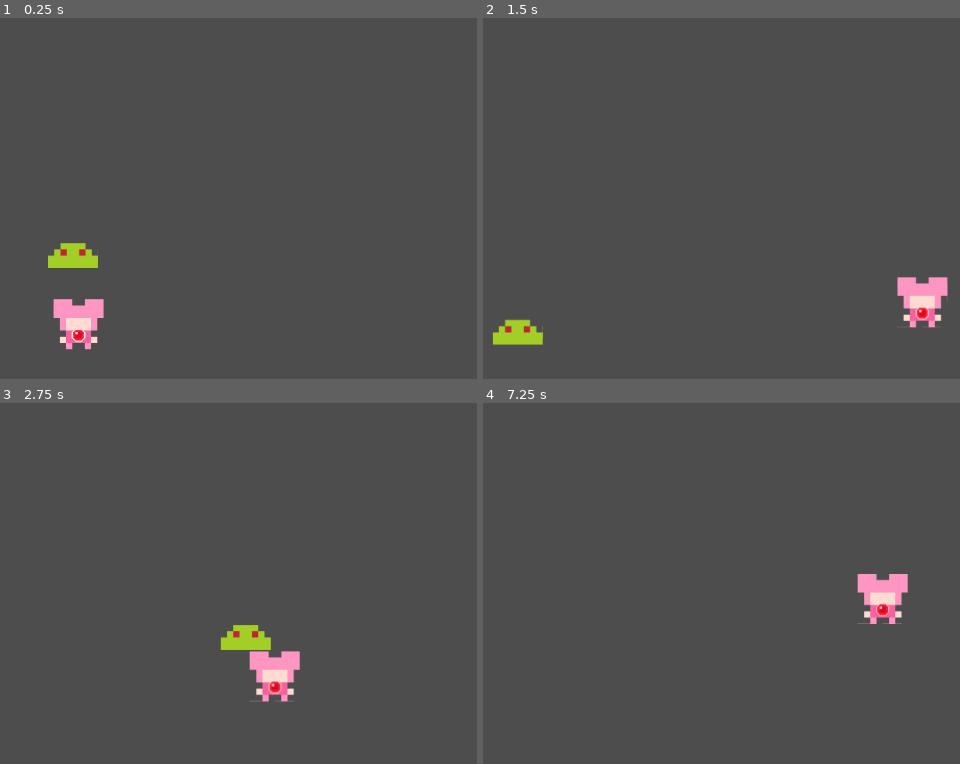
Above: before the commit, frames 1-4 (two rows, left to right).
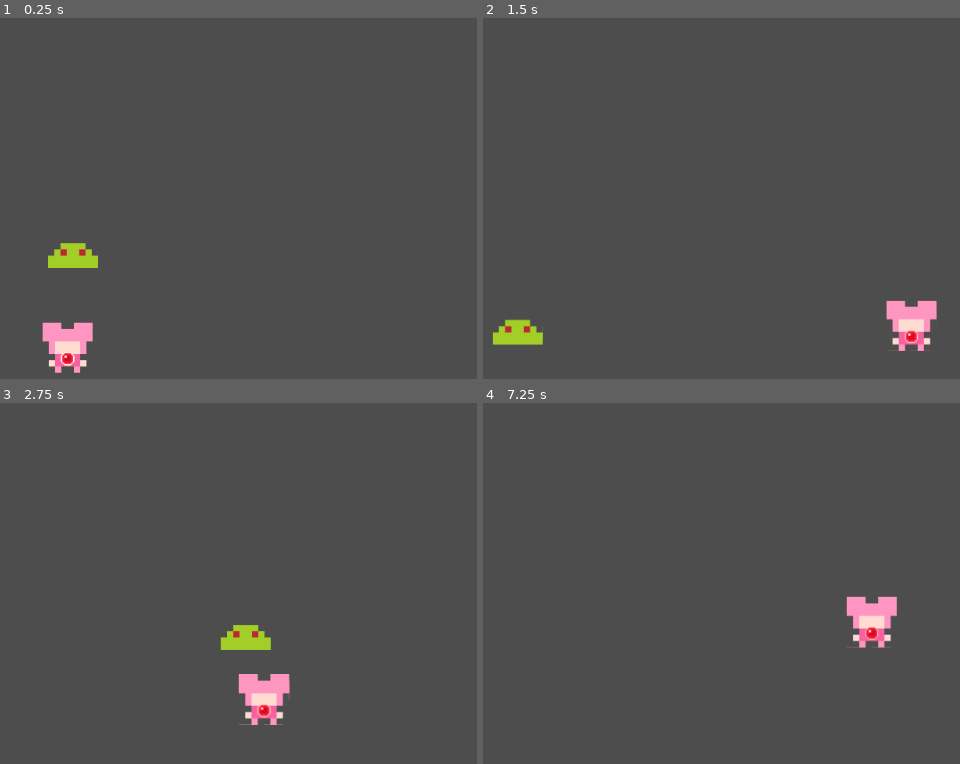
Above: after the commit, the same moments.

Repository: MagicalMegaDev/Magical-Persona-Repo
Game: Godot game, scene res://Assets/Scenes/Rooms/TestingRoom.tscn
Same seed, same stepped clock (60 frames per second), same inputs: the game is played once before the commit and once after it. This scene is started directly instead of the project's main scene.
Inputs:
- Up to frame 1 (0.25 s): no input
- Up to frame 2 (1.5 s): tap Enter at 0.5 s; hold D (move_right) from 0.53 s (still down); tap Space (speed) at 0.6, 1.35 s; tap W (move_up) at 0.77 s
- Up to frame 3 (2.75 s): tap W (move_up) at 1.52 s; release D (move_right) at 2.03 s; hold A (move_left) from 2.03 s (still down); tap Space (speed) at 2.1 s
- Up to frame 4 (7.25 s): release A (move_left) at 2.78 s; hold D (move_right) 2.78-4.28 s; tap Space (speed) every 0.75 s from 2.85 to 6.6 s; tap W (move_up) at 3.02, 3.77, 4.52, 6.02, 6.77 s; hold A (move_left) 4.28-5.03 s; hold D (move_right) 5.03-5.78 s; hold A (move_left) from 5.78 s (still down)

The runs differ from the first frame. In frame 1, 1.8% of the frame differs, in the area x 8-22%, y 77-99%; in frame 2, 1.8%; in frame 3, 1.8%; in frame 4, 1.8%, in the area x 76-90%, y 47-68%.

Commit message:
added hit_groups to Bullets

Diff:
--- a/Assets/Scenes/Characters/Players/TestCharacter.tscn
+++ b/Assets/Scenes/Characters/Players/TestCharacter.tscn
@@ -68,6 +68,7 @@
 
 [node name="Gun" parent="." instance=ExtResource("6_pkkgq")]
 my_bullet = ExtResource("7_6jl5b")
+hit_groups = Array[String](["Enemies"])
 
 [node name="Health" type="Node" parent="."]
 script = ExtResource("2_u4s88")
--- a/Assets/Scenes/Rooms/TestingRoom.tscn
+++ b/Assets/Scenes/Rooms/TestingRoom.tscn
@@ -9,4 +9,5 @@
 position = Vector2(502, 285)
 
 [node name="Player" parent="." instance=ExtResource("1_uper2")]
-position = Vector2(514, 392)
+position = Vector2(500, 422)
+scale = Vector2(1.0042, 1.00341)
--- a/Assets/Scenes/main.tscn
+++ b/Assets/Scenes/main.tscn
@@ -210,7 +210,7 @@
 
 [node name="Main" type="Node2D"]
 
-[node name="TileMapLayer" type="TileMapLayer" parent="."]
+[node name="TileMapLayer" type="TileMapLayer" parent="." groups=["Environment"]]
 tile_map_data = PackedByteArray("AAD+//7/AAABAAEAAAD///7/AAABAAEAAAAAAP7/AAABAAEAAAABAP7/AAABAAEAAAACAP7/AAABAAEAAAADAP …(2480 unchanged characters)…
 tile_set = SubResource("TileSet_guoxd")
 
--- a/Assets/Scripts/Components/Controllers/EnemyMovementAI/RandomMovementAI.gd
+++ b/Assets/Scripts/Components/Controllers/EnemyMovementAI/RandomMovementAI.gd
@@ -13,20 +13,17 @@
 	add_child(direction_change_timer)
 
 func pause():
-	print("Pause")
 	direction = Vector2.ZERO
 	direction_change_timer.stop()
 	direction_change_timer.wait_time = randf_range(direction_change_frequency_min, direction_change_frequency_max)
 
 func resume():
-	print("Resume")
 	set_direction()
 	direction_change_timer.start()
 
 #set_direction()
 #Generate a random direction and emit it to be moved
 func set_direction():
-	print("Setting")
 	direction = Vector2.from_angle(randf() * 2.0 * PI)
 	direction_change_timer.wait_time = randf_range(direction_change_frequency_min, direction_change_frequency_max)
 
--- a/Assets/Scripts/Components/Handlers/DebugEnemyPool.gd
+++ b/Assets/Scripts/Components/Handlers/DebugEnemyPool.gd
@@ -9,7 +9,6 @@
 		child.died.connect(_store)
 
 func _store(enemy:BaseEnemy):
-	print("storing")
 	enemy.get_node("AnimationTree/AnimationPlayer").stop()
 	enemy.process_mode = Node.PROCESS_MODE_DISABLED
 	enemy.visible = false
--- a/Assets/Scripts/Components/Projectiles/BaseBullet.gd
+++ b/Assets/Scripts/Components/Projectiles/BaseBullet.gd
@@ -17,7 +17,7 @@
 #endregion
 
 @export var movement_behavior:BulletMovementBehavior
-
+var hit_groups: Array[String] = []
 var status_effects = {} #Dictionary of potential status effects to inflict
 
 func _ready():
@@ -25,6 +25,7 @@
 	movement_behavior.my_bullet = self
 	speed = GameManager.add_mods(base_speed, speed_mods)
 	damage = GameManager.add_mods(base_damage, damage_mods)
+
 
 func _process(delta):
 	pass
@@ -37,6 +38,9 @@
 
 
 func _on_body_entered(body):
-	if(body is BaseCharacter):
-		body._on_take_damage(damage)
-	queue_free()
+	for group in hit_groups:
+		if(body.is_in_group(group)):
+			if(group != "Environment"):
+				body._on_take_damage(damage)
+			queue_free()
+			return
--- a/Assets/Scripts/Components/Projectiles/Gun.gd
+++ b/Assets/Scripts/Components/Projectiles/Gun.gd
@@ -1,6 +1,7 @@
 class_name Gun extends Node2D
 
 @export var my_bullet:PackedScene
+@export var hit_groups:Array[String] = []
 var shot_timer:Timer
 
 #region stats
@@ -11,9 +12,27 @@
 @export var fire_rate:float = 2.5 #How many bullets a second to fire
 #endregion
 
+#region effects
+@export_group("Effects")
+var _spectral:bool = false
+@export var spectral:bool :
+	get:
+		return _spectral
+	set(value):
+		_spectral = value
+		if(spectral):
+			remove_hit_group("Environment")
+		else:
+			add_hit_group("Environment")
+#endregion
+
 func _ready():
 	shot_timer = $shot_cooldown
 	shot_timer.wait_time = 1/fire_rate
+	if(spectral):
+		remove_hit_group("Environment")
+	else:
+		add_hit_group("Environment")
 
 func _on_shoot(direction):
 	if(shot_timer.is_stopped()):
@@ -22,6 +41,17 @@
 		new_bullet.speed_mods["Gun Shot Speed"] = shot_speed
 		new_bullet.damage_mods["Gun Damage"] = damage
 		new_bullet.direction = direction
+		new_bullet.hit_groups = hit_groups
 		get_tree().current_scene.add_child(new_bullet)
 		new_bullet.global_position = global_position
 		shot_timer.start()
+
+func add_hit_group(group:String):
+	print("Gun: Adding")
+	if !(hit_groups.has(group)):
+		hit_groups.append(group)
+
+func remove_hit_group(group:String):
+	print("Gun: Removing")
+	if(hit_groups.has(group)):
+		hit_groups.erase(group)
--- a/Assets/Scripts/State Machines/EnemyAIStateMachine/States/EnemyMovementState.gd
+++ b/Assets/Scripts/State Machines/EnemyAIStateMachine/States/EnemyMovementState.gd
@@ -4,8 +4,9 @@
 @export var movement_ai:EnemyMovementAI
 
 func _ready():
-	state_entered.connect(movement_ai.resume)
-	state_exited.connect(movement_ai.pause)
+	if(movement_ai):
+		state_entered.connect(movement_ai.resume)
+		state_exited.connect(movement_ai.pause)
 
 
 func enter(args:= {}):
--- a/project.godot
+++ b/project.godot
@@ -34,6 +34,7 @@
 
 Players="All Playable Characters"
 Enemies="All Enemies"
+Environment=""
 
 [input]
 
